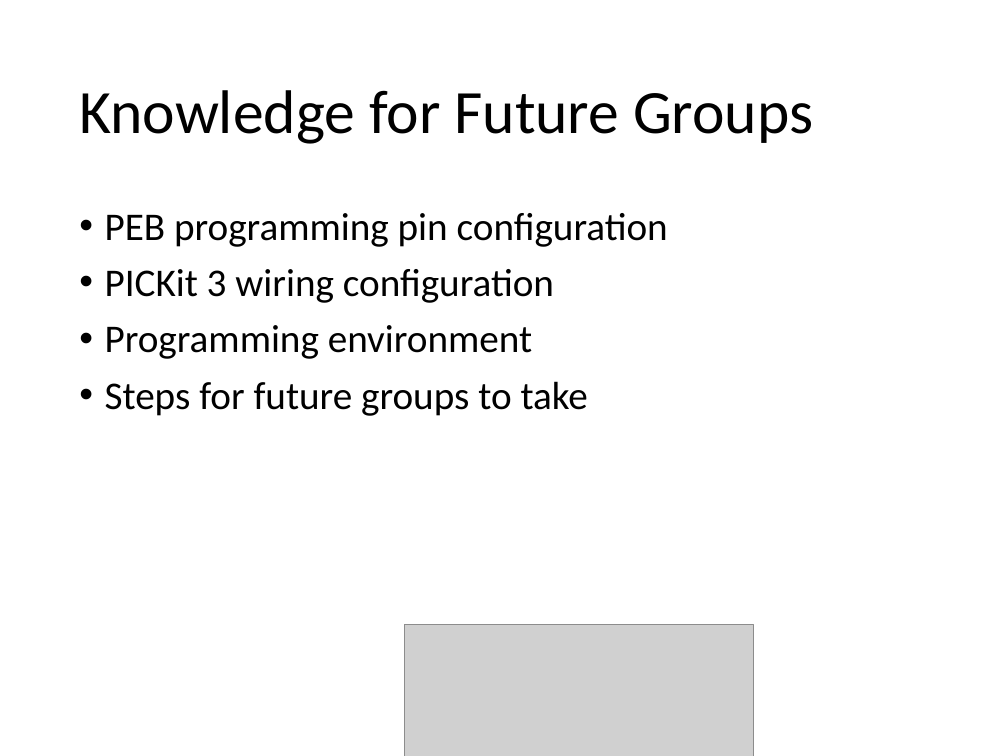
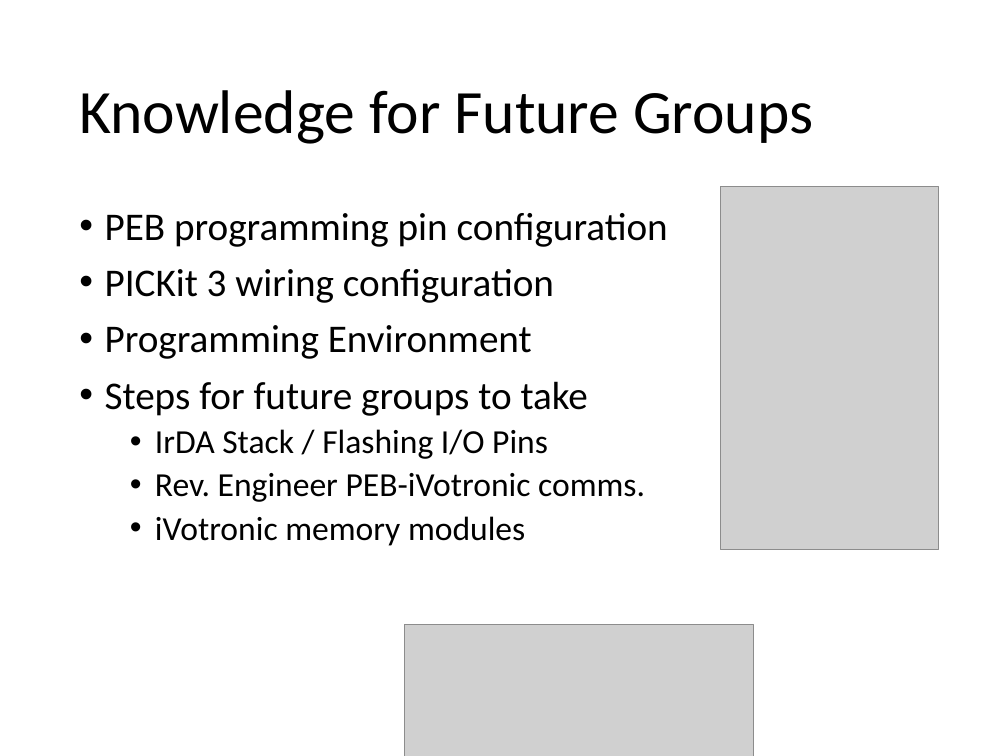
Before and after one commit to SCCapstone/omaha, a slide deck: slide 7 of docs/final-presentation.pptx. Drawn at 1008x756 pixels with LibreOffice and Linux fonts; fonts in the diff are those of the drawing; grey boxes stand for pictures. Boxes give left, top, right and bottom in pixels: in the first picture for what was removed or moved away, otherwise in the second. Text is boxed around its words. In the diff, an @@ line names an element or a change of style, - is before the commit and + after.

Commit message:
Added relevant images.

```diff
--- a/docs/final-presentation.pptx
+++ b/docs/final-presentation.pptx
@@ picture added at (x1=721, y1=186, x2=938, y2=549) @@
@@ text at (x1=105, y1=325, x2=532, y2=359): text changed @@
-• Programming environment
+• Programming Environment
@@ text at (x1=155, y1=429, x2=645, y2=546): paragraphs added @@
+  • IrDA Stack / Flashing I/O Pins
+  • Rev. Engineer PEB-iVotronic comms.
+  • iVotronic memory modules
```
Also in this commit, not shown: 1 other slide changed.
